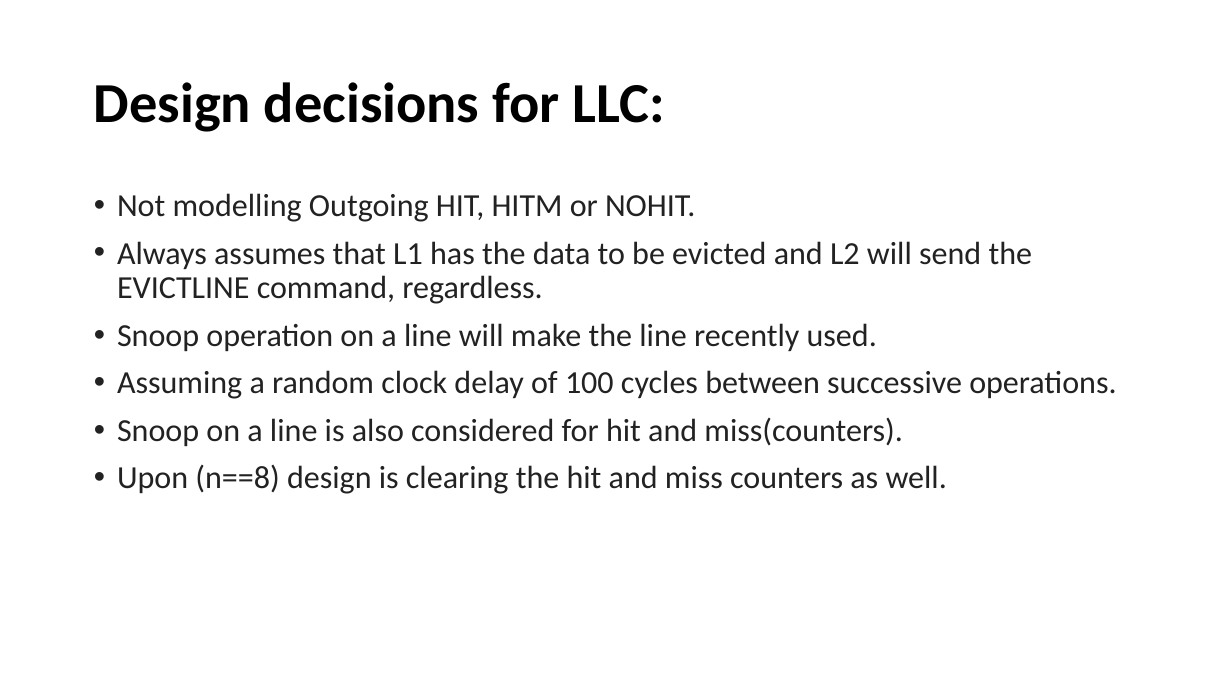
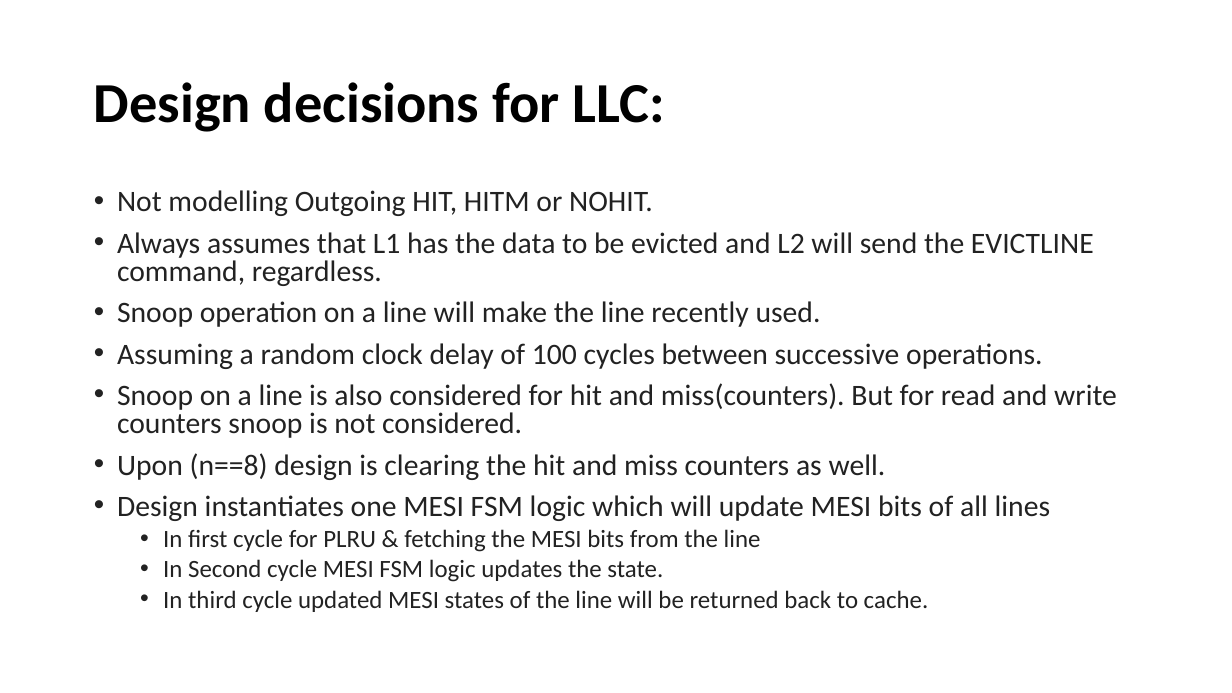
Before and after one commit to adithyakashyap95/MSD, a slide deck: slide 7 of MSD_Presentation.pptx. Drawn at 1232x693 pixels with LibreOffice and Linux fonts; fonts in the diff are those of the drawing. Boxes give left, top, right and bottom in pixels: in the first picture for what was removed or moved away, otherwise in the second. Text is boxed around its words. In the diff, an @@ line names an element or a change of style, - is before the commit and + after.

Commit message:
Presentation Updated

```diff
--- a/MSD_Presentation.pptx
+++ b/MSD_Presentation.pptx
@@ text at [117,190,1094,480]: size 25 to 23.1 pt in "Not modelling Outgoing HIT, HITM or NOHIT.", "Always assumes that L1 has the data ...", "Snoop operation on a line will make ...", "Assuming a random clock delay of 100 ..." and 1 more places; line spacing 0.9 to 0.8 @@
@@ text at [117,383,1117,438]: text changed; size 25 to 23.1 pt @@
-• Snoop on a line is also considered for hit and miss(counters).
+• Snoop on a line is also considered for hit and miss(counters). But for read and write counters snoop is not considered.
@@ text at [117,495,1051,612]: paragraphs added @@
+• Design instantiates one MESI FSM logic which will update MESI bits of all lines
+  • In first cycle for PLRU & fetching the MESI bits from the line
+  • In Second cycle MESI FSM logic updates the state.
+  • In third cycle updated MESI states of the line will be returned back to cache.
```
